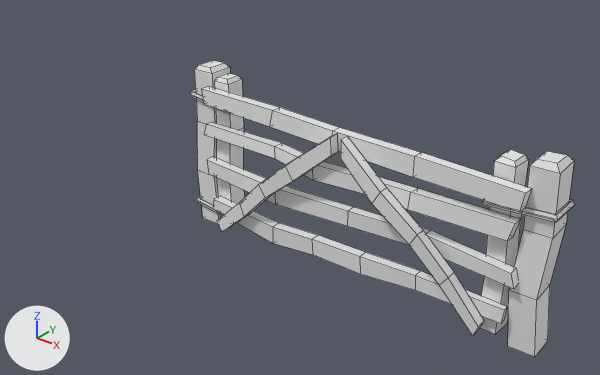
The FBX model Colono/Assets/Resources/Models/Fences/source/gate_closed.fbx as it was, and as the next commit left it.
Both versions are drawn from a 50 mm lens placed at (0.71, -1.94, 1.45), pointed at (-0.89, 0.06, 0.21). Arrows for +X, +Y and +Z are at lower left; the lights stay in place. Mesh edges are drawn as thin lines. Where no turn or scale is listed for an object, it has been applied to the vertices.

The first picture shows 'Fence_Gate_Closed'.
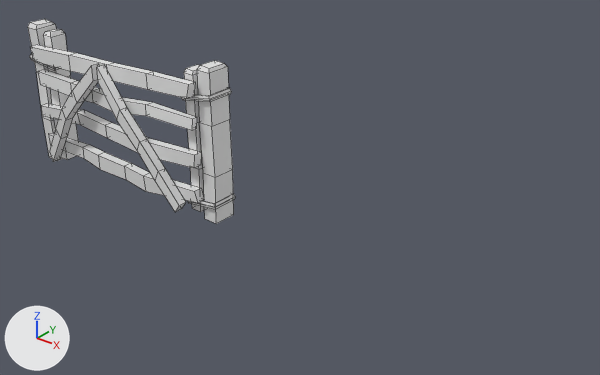
Boxes (x1, y1, x2, y2) around the edits, measured in the pictures (600 x 375 px; the box of a moved part takes in the faces that stretch with it):
'Fence_Gate_Closed', reshaped, moved (46% narrower, 31% shorter): before (190, 60, 575, 357); after (28, 19, 235, 224)
part 1 of me_cube_002, moved or reshaped: before (508, 151, 574, 357); after (28, 19, 64, 161)
part 2 of me_cube_002, moved or reshaped: before (204, 122, 521, 241); after (38, 69, 197, 131)
part 3 of me_cube_002, moved or reshaped: before (202, 86, 532, 212); after (30, 45, 196, 99)
part 4 of me_cube_002, moved or reshaped: before (213, 197, 507, 324); after (48, 133, 204, 203)
part 5 of me_cube_002, moved or reshaped: before (207, 157, 518, 289); after (41, 103, 201, 168)
part 6 of me_cube_002, moved or reshaped: before (341, 136, 484, 336); after (50, 64, 99, 162)
part 7 of me_cube_002, moved or reshaped: before (217, 133, 338, 231); after (97, 65, 186, 212)
part 8 of me_cube_002, moved or reshaped: before (214, 73, 245, 225); after (184, 65, 205, 212)
part 9 of me_cube_002, moved or reshaped: before (480, 149, 529, 334); after (43, 29, 78, 160)
part 10 of me_cube_002, moved or reshaped: before (190, 89, 231, 114); after (181, 88, 231, 102)
part 11 of me_cube_002, moved or reshaped: before (197, 197, 222, 215); after (188, 194, 235, 209)
part 12 of me_cube_002, moved or reshaped: before (482, 200, 575, 223); after (30, 54, 61, 71)
part 13 of me_cube_002, added: after (197, 60, 234, 224)
part 14 of me_cube_002, deleted: before (194, 60, 230, 224)

The change, as a list of edits to the scene's bpy script:
```text
Change me_cube_002:
    used by ob_fence_gate_closed; location = (0.0, 0.0, 0.0)
    remove me_cube_002.from_pydata(...)  # 283 vertices, 263 faces; spans x -1.286..0.054, y -0.139..0.066, z -0.002..0.592
    add me_cube_002.from_pydata(...)  # 283 vertices, 263 faces; spans x -0.04..0.964, y -0.139..0.066, z -0.002..0.592
    me_cube_002 part 1: the loose piece of 20 vertices spanning x -0.056..0.042, y -0.06..0.046, z -0.002..0.592 is scaled about the mesh origin by (-0.75, 1, 1)
    me_cube_002 part 2: the loose piece of 24 vertices spanning x -1.199..-0.048, y -0.105..-0.038, z 0.349..0.413 is scaled about the mesh origin by (-0.75, 1, 1)
    me_cube_002 part 3: the loose piece of 20 vertices spanning x -1.197..-0.027, y -0.093..-0.032, z 0.451..0.532 is scaled about the mesh origin by (-0.75, 1, 1)
    me_cube_002 part 4: the loose piece of 24 vertices spanning x -1.19..-0.051, y -0.105..-0.029, z 0.065..0.144 is scaled about the mesh origin by (-0.75, 1, 1)
    me_cube_002 part 5: the loose piece of 20 vertices spanning x -1.199..-0.029, y -0.093..-0.032, z 0.209..0.276 is scaled about the mesh origin by (-0.75, 1, 1)
    me_cube_002 part 6: the loose piece of 20 vertices spanning x -0.588..-0.106, y -0.139..-0.075, z 0.033..0.52 is scaled about the mesh origin by (-0.75, 1, 1)
    me_cube_002 part 7: the loose piece of 20 vertices spanning x -1.126..-0.623, y -0.136..-0.075, z 0.037..0.52 is scaled about the mesh origin by (-0.75, 1, 1)
    me_cube_002 part 8: the loose piece of 20 vertices spanning x -1.184..-1.112, y -0.041..0.032, z 0.027..0.568 is scaled about the mesh origin by (-0.75, 1, 1)
    me_cube_002 part 9: the loose piece of 20 vertices spanning x -0.142..-0.068, y -0.053..0.021, z 0.027..0.568 is scaled about the mesh origin by (-0.75, 1, 1)
    me_cube_002 part 10: the loose piece of 25 vertices spanning x -1.286..-1.096, y -0.048..0.066, z 0.452..0.498 is scaled about the mesh origin by (-0.75, 1, 1)
    me_cube_002 part 11: the loose piece of 25 vertices spanning x -1.286..-1.096, y -0.048..0.065, z 0.047..0.088 is scaled about the mesh origin by (-0.75, 1, 1)
    me_cube_002 part 12: the loose piece of 25 vertices spanning x -0.159..0.054, y -0.063..0.049, z 0.42..0.458 is scaled about the mesh origin by (-0.75, 1, 1)
    me_cube_002 part 13: a new loose piece of 20 vertices spanning x 0.893..0.964, y -0.037..0.059, z 0.0..0.59, in mat_lowpolymat (white #e7e7e7)
    me_cube_002 part 14: the loose piece of 20 vertices spanning x -1.285..-1.19, y -0.037..0.059, z 0.0..0.59 is deleted
Change ob_fence_gate_closed:
    ob_fence_gate_closed.location: (0.0, 0.0, 0.0) -> (-2.157, 0.0, 0.0)
```
